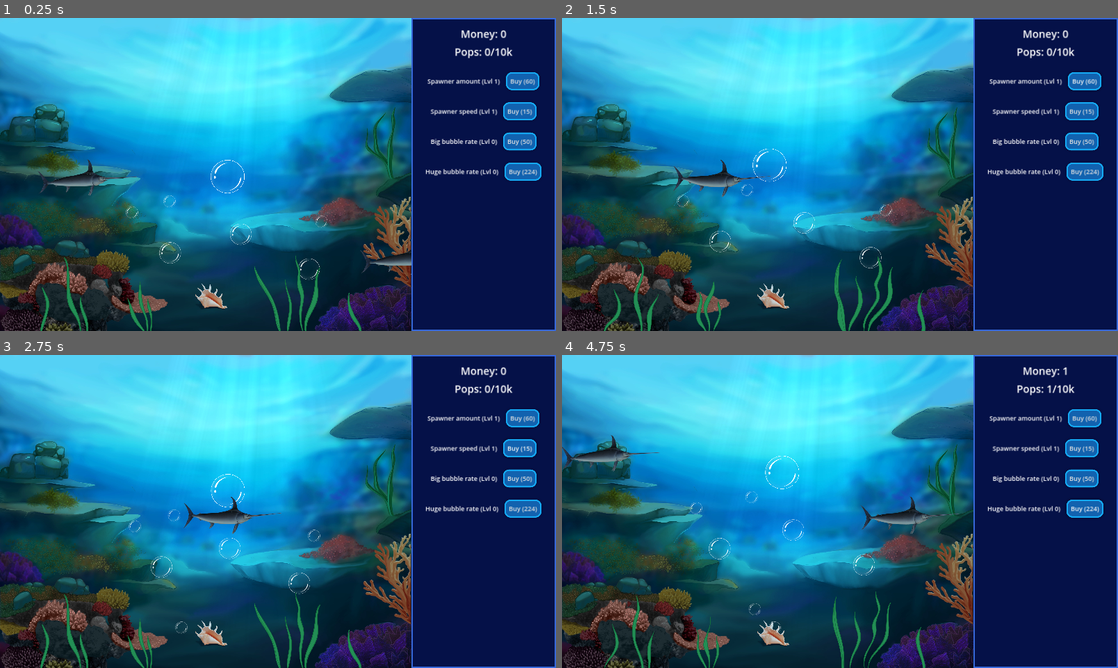
Above: before the commit, frames 1-4 (two rows, left to right).
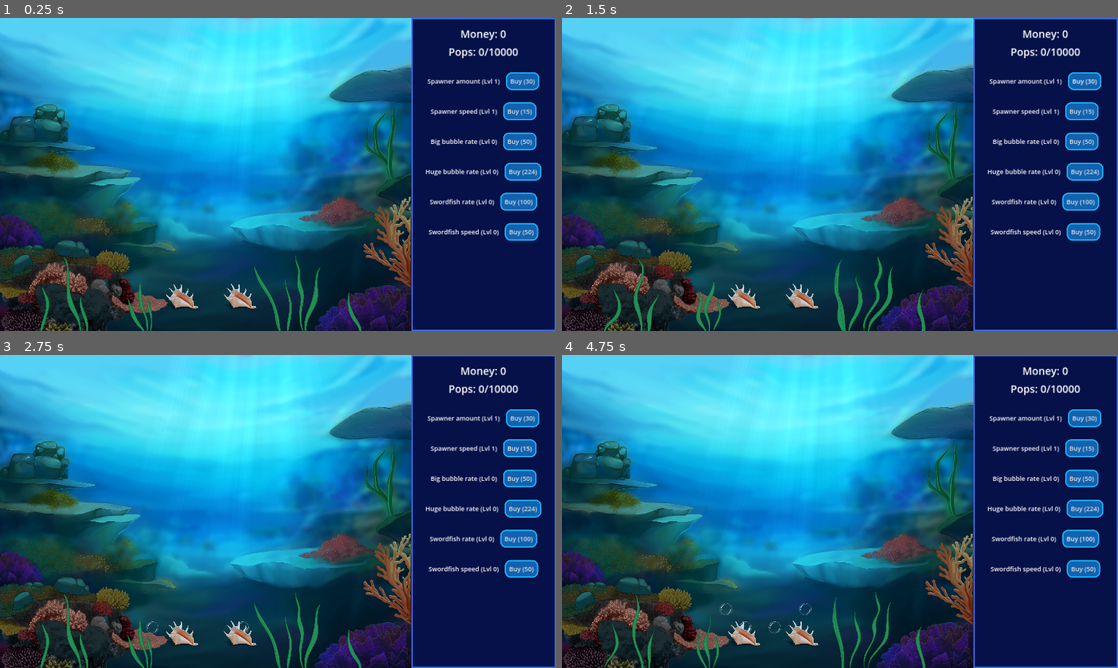
Above: after the commit, the same moments.

Repository: The-breakbar/Blub-Blub-Pop
Game: Godot game, scene res://scenes/main.tscn
Two runs of this game, one before a commit and one after it. Both use one fixed random seed, a clock stepped at 60 frames per second and the inputs below.
Inputs (mouse positions are in pixels of both pictures, inside the frame that each line leads up to):
- Up to frame 1 (0.25 s): no input
- Up to frame 2 (1.5 s): click (1084, 80) at 0.5 s, where only the run before the commit has a clickable "Buy (60)"; click (1084, 80) at 1.25 s, where only the run after the commit has a clickable "Buy (30)"
- Up to frame 3 (2.75 s): click "Buy (15)" at 2 s
- Up to frame 4 (4.75 s): click "Buy (50)" at 2.75 s; click "Buy (224)" at 3.5 s; click (1079, 539) at 4.25 s, where only the run after the commit has a clickable "Buy (100)"

The runs differ from the first frame. In frame 1, 2.8% of the frame differs, in the area x 6-97%, y 4-94%; in frame 2, 2.6%; in frame 3, 2.6%; in frame 4, 3.1%, in the area x 0-98%, y 3-94%.

Commit message:
added stuff

Diff:
--- a/scenes/big_bubble.tscn
+++ b/scenes/big_bubble.tscn
@@ -77,7 +77,7 @@
 animatedSprite = NodePath("visuals/Sprite2D")
 button = NodePath("Button")
 health = 5.0
-points = 10
+points = 25
 
 [node name="visuals" type="Node2D" parent="."]
 
--- a/scenes/bubble.tscn
+++ b/scenes/bubble.tscn
@@ -76,6 +76,7 @@
 animation = NodePath("AnimationPlayer")
 animatedSprite = NodePath("visuals/Sprite2D")
 button = NodePath("Button")
+points = 5
 
 [node name="visuals" type="Node2D" parent="."]
 
--- a/scenes/huge_bubble.tscn
+++ b/scenes/huge_bubble.tscn
@@ -77,7 +77,7 @@
 animatedSprite = NodePath("visuals/Sprite2D")
 button = NodePath("Button")
 health = 15.0
-points = 100
+points = 150
 
 [node name="visuals" type="Node2D" parent="."]
 
--- a/scenes/main.tscn
+++ b/scenes/main.tscn
@@ -1,6 +1,5 @@
-[gd_scene load_steps=32 format=3 uid="uid://bbhc2k7e5tt25"]
-
-[ext_resource type="PackedScene" uid="uid://bp58lhmflaeps" path="res://scenes/bubble.tscn" id="1_6874e"]
+[gd_scene load_steps=29 format=3 uid="uid://bbhc2k7e5tt25"]
+
 [ext_resource type="Script" path="res://scripts/main.gd" id="1_fyovj"]
 [ext_resource type="PackedScene" uid="uid://348v1ud6tw8v" path="res://scenes/bubble_spawner.tscn" id="2_0oukj"]
 [ext_resource type="Script" path="res://scripts/audio.gd" id="4_rt8me"]
@@ -8,15 +7,13 @@
 [ext_resource type="Script" path="res://scripts/spawner_handler.gd" id="5_l36dy"]
 [ext_resource type="PackedScene" path="res://scenes/swordfish_spawner.tscn" id="6_du5xt"]
 [ext_resource type="AudioStream" uid="uid://pxo6pu5u0kif" path="res://sfx/pop2.mp3" id="6_w1xul"]
-[ext_resource type="PackedScene" uid="uid://slsexj6sirmd" path="res://scenes/big_bubble.tscn" id="7_o4a22"]
 [ext_resource type="AudioStream" uid="uid://dcchl0k0eru3l" path="res://sfx/pop3.mp3" id="7_ph8h2"]
 [ext_resource type="AudioStream" uid="uid://c027qn1esjc8" path="res://sfx/pop4.mp3" id="8_82nbu"]
 [ext_resource type="AudioStream" uid="uid://u3oft1842q3t" path="res://sfx/pop5.mp3" id="9_0yhn2"]
-[ext_resource type="PackedScene" uid="uid://cmac3ovn4a4uf" path="res://scenes/swordfish.tscn" id="10_fmn8c"]
 [ext_resource type="AudioStream" uid="uid://d2oe0r3hysifp" path="res://sfx/boing.mp3" id="11_c308t"]
+[ext_resource type="AudioStream" uid="uid://diga8g88ib08o" path="res://sfx/bgMusic.mp3" id="15_pqiau"]
 [ext_resource type="Theme" uid="uid://bqudsujc614cb" path="res://bubble_theme.tres" id="15_wa8x2"]
 [ext_resource type="Texture2D" uid="uid://urfk3x3pam0f" path="res://bg/bg2.jpg" id="16_1icsi"]
-[ext_resource type="PackedScene" uid="uid://8t0tvutnu8rc" path="res://scenes/huge_bubble.tscn" id="16_faeqy"]
 [ext_resource type="Texture2D" uid="uid://ba7o4kb14jntv" path="res://bg/alg/alg1.png" id="17_2x7mp"]
 [ext_resource type="PackedScene" uid="uid://qp8wk6cjeiwi" path="res://scenes/shop_upgrade.tscn" id="17_nibh2"]
 [ext_resource type="Texture2D" uid="uid://cbouxxmnr8kg2" path="res://bg/alg/alg2.png" id="18_swdor"]
@@ -119,36 +116,16 @@
 script = ExtResource("5_l36dy")
 center = NodePath("center")
 spawner = ExtResource("2_0oukj")
+start_spawners = 2
 x_offset = 70.0
 metadata/_edit_lock_ = true
 
 [node name="center" type="Marker2D" parent="game/spawnerHandler"]
 position = Vector2(600, 36)
-
-[node name="bubble" parent="game" instance=ExtResource("1_6874e")]
-position = Vector2(470, 676)
-
-[node name="bubble2" parent="game" instance=ExtResource("1_6874e")]
-position = Vector2(604, 638)
-
-[node name="bubble3" parent="game" instance=ExtResource("1_6874e")]
-position = Vector2(1090, 708)
-
-[node name="Swordfish" parent="game" instance=ExtResource("10_fmn8c")]
-position = Vector2(1372, 833)
 
 [node name="SwordfishSpawner" parent="game" instance=ExtResource("6_du5xt")]
 position = Vector2(-171, 501)
 spawns_per_min = 20.0
-
-[node name="Node2D" parent="game" instance=ExtResource("7_o4a22")]
-position = Vector2(572, 816)
-
-[node name="bubble4" parent="game" instance=ExtResource("7_o4a22")]
-position = Vector2(846, 752)
-
-[node name="bubble5" parent="game" instance=ExtResource("7_o4a22")]
-position = Vector2(1075, 872)
 
 [node name="audio" type="Node" parent="." node_paths=PackedStringArray("popPlayer", "boingPlayer")]
 script = ExtResource("4_rt8me")
@@ -164,6 +141,12 @@
 volume_db = -25.0
 pitch_scale = 1.35
 max_polyphony = 50
+
+[node name="AudioStreamPlayer" type="AudioStreamPlayer" parent="audio"]
+stream = ExtResource("15_pqiau")
+volume_db = -20.0
+autoplay = true
+parameters/looping = false
 
 [node name="ui" type="Control" parent="."]
 layout_mode = 3
@@ -209,7 +192,7 @@
 layout_mode = 2
 theme_override_styles/panel = SubResource("StyleBoxFlat_wvha3")
 
-[node name="shop" type="VBoxContainer" parent="ui/screenContainer/sidebar" node_paths=PackedStringArray("spawners_upgrade", "spawner_handler", "spawner_speed_upgrade", "big_bubble_upgrade", "huge_bubble_upgrade")]
+[node name="shop" type="VBoxContainer" parent="ui/screenContainer/sidebar" node_paths=PackedStringArray("spawners_upgrade", "spawner_handler", "spawner_speed_upgrade", "big_bubble_upgrade", "huge_bubble_upgrade", "swordfish_spawner", "swordfish_rate_upgrade", "swordfish_speed_upgrade")]
 layout_mode = 1
 anchors_preset = 15
 anchor_right = 1.0
@@ -222,6 +205,9 @@
 spawner_speed_upgrade = NodePath("spawnerSpeed")
 big_bubble_upgrade = NodePath("bigBubbles")
 huge_bubble_upgrade = NodePath("hugeBubbles")
+swordfish_spawner = NodePath("../../../../game/SwordfishSpawner")
+swordfish_rate_upgrade = NodePath("sfRate")
+swordfish_speed_upgrade = NodePath("sfSpeed")
 
 [node name="status" type="MarginContainer" parent="ui/screenContainer/sidebar/shop" node_paths=PackedStringArray("money_label", "status_label")]
 layout_mode = 2
@@ -280,13 +266,26 @@
 [node name="Label" parent="ui/screenContainer/sidebar/shop/hugeBubbles" index="0"]
 text = "Huge bubble rate"
 
-[node name="bubble" parent="." instance=ExtResource("16_faeqy")]
-position = Vector2(786, 551)
-
-[node name="Swordfish" parent="." instance=ExtResource("10_fmn8c")]
-position = Vector2(258, 559)
+[node name="sfRate" parent="ui/screenContainer/sidebar/shop" instance=ExtResource("17_nibh2")]
+layout_mode = 2
+upgrade_name = "Swordfish rate"
+level = 0
+
+[node name="Label" parent="ui/screenContainer/sidebar/shop/sfRate" index="0"]
+text = "Swordfish rate"
+
+[node name="sfSpeed" parent="ui/screenContainer/sidebar/shop" instance=ExtResource("17_nibh2")]
+layout_mode = 2
+upgrade_name = "Swordfish speed"
+level = 0
+
+[node name="Label" parent="ui/screenContainer/sidebar/shop/sfSpeed" index="0"]
+text = "Swordfish speed
+"
 
 [editable path="ui/screenContainer/sidebar/shop/spawners"]
 [editable path="ui/screenContainer/sidebar/shop/spawnerSpeed"]
 [editable path="ui/screenContainer/sidebar/shop/bigBubbles"]
 [editable path="ui/screenContainer/sidebar/shop/hugeBubbles"]
+[editable path="ui/screenContainer/sidebar/shop/sfRate"]
+[editable path="ui/screenContainer/sidebar/shop/sfSpeed"]
--- a/scenes/swordfish.tscn
+++ b/scenes/swordfish.tscn
@@ -54,13 +54,15 @@
 
 [node name="Swordfish" type="Area2D"]
 script = ExtResource("1_viysn")
+damage = 100.0
+speed = 120.0
 
 [node name="AnimatedSprite2D" type="AnimatedSprite2D" parent="."]
 position = Vector2(18, -6)
 scale = Vector2(0.403581, 0.403581)
 sprite_frames = SubResource("SpriteFrames_38c6q")
 autoplay = "default"
-frame_progress = 0.460227
+frame_progress = 0.315548
 flip_h = true
 
 [node name="CollisionShape2D" type="CollisionShape2D" parent="."]
--- a/scripts/global.gd
+++ b/scripts/global.gd
@@ -9,6 +9,10 @@
 
 var big_bubble_rate: float = 0.0
 var huge_bubble_rate: float = 0.0
+
+var sword_fish_speed: float = 1.0
+
+var money_multiplier: float = 1.0
 
 # Dictionary of upgrades
 var upgrades: Dictionary = {
--- a/scripts/shop.gd
+++ b/scripts/shop.gd
@@ -7,15 +7,25 @@
 @export var big_bubble_upgrade: ShopUpgrade
 @export var huge_bubble_upgrade: ShopUpgrade
 
+@export var swordfish_spawner: SwordfishSpawner
+@export var swordfish_rate_upgrade: ShopUpgrade
+@export var swordfish_speed_upgrade: ShopUpgrade
+
 func _ready():
-	spawners_upgrade.set_cost_function(func(x: int): return 50 + 10 * x ** 3)
+	spawners_upgrade.set_cost_function(func(x: int): return round(20 + 10 * x ** 2.5))
 	spawners_upgrade.set_upgrade_function(func(_x: int): spawner_handler.add_spawner())
 
-	spawner_speed_upgrade.set_cost_function(func(x: int): return 10 + 5 * x ** 2)
-	spawner_speed_upgrade.set_upgrade_function(func(x: int): spawner_handler.update_spawner_times(2.0 - (x - 1) * 0.05))
+	spawner_speed_upgrade.set_cost_function(func(x: int): return round(10 + 5 * x ** 2.5))
+	spawner_speed_upgrade.set_upgrade_function(func(x: int): spawner_handler.update_spawner_times(2.0 - (x - 1) * 0.1))
 
 	big_bubble_upgrade.set_cost_function(func(x: int): return 2 * (2 * x + 5) ** 2)
 	big_bubble_upgrade.set_upgrade_function(func(_x: int): Global.big_bubble_rate += 0.05)
 
 	huge_bubble_upgrade.set_cost_function(func(x: int): return round(4 * (2 * x + 5) ** 2.5))
 	huge_bubble_upgrade.set_upgrade_function(func(_x: int): Global.huge_bubble_rate += 0.05)
+
+	swordfish_rate_upgrade.set_cost_function(func(x: int): return 100 + 10 * x ** 3)
+	swordfish_rate_upgrade.set_upgrade_function(func(x: int): swordfish_spawner.set_spawns_per_min(20.0 + 5 * x))
+
+	swordfish_speed_upgrade.set_cost_function(func(x: int): return 50 + 5 * x ** 2)
+	swordfish_speed_upgrade.set_upgrade_function(func(_x: int): Global.sword_fish_speed += 0.25)
--- a/scripts/status.gd
+++ b/scripts/status.gd
@@ -11,5 +11,5 @@
 	Global.upgrade_bought.connect(func(): draw())
 
 func draw():
-	money_label.text = "Money: " + str(Global.money)
-	status_label.text = "Pops: " + str(Global.pops) + "/10k"
+	money_label.text = "Money: " + str(round(Global.money))
+	status_label.text = "Pops: " + str(Global.pops) + "/10000"
--- a/scripts/swordfish.gd
+++ b/scripts/swordfish.gd
@@ -1,6 +1,7 @@
 extends Area2D
 
-@export_range(0, 10) var damage: float = 3.0
+@export_range(0, 100) var damage: float = 3.0
+@export_range(0, 300) var speed: float = 200.0
 
 func _on_body_entered(body: Node2D):
 
@@ -10,7 +11,7 @@
 
 func _physics_process(delta):
 	# move swordfish right
-	position.x += 200 * delta
+	position.x += Global.sword_fish_speed * speed * delta
 
 	# destroy swordfish if it goes off screen
 	if position.y > get_viewport_rect().size.y:
--- a/scripts/swordfish_spawner.gd
+++ b/scripts/swordfish_spawner.gd
@@ -15,7 +15,7 @@
 func _ready():
 	timer = $Timer
 	timer.wait_time = 60.0 / spawns_per_min
-	timer.start()
+	#timer.start()
 
 	var swordfish_upgrade = Global.upgrades["swordfish"]
 	if swordfish_upgrade:
@@ -36,11 +36,11 @@
 	self.damage = damage
 	self.min_time = min_time
 	self.max_time = max_time
-	set_next_spawn_time()
+	#set_next_spawn_time()
 
-func set_next_spawn_time():
-	timer.wait_time = randf_range(min_time, max_time)
-	timer.start()
+# func set_next_spawn_time():
+# 	timer.wait_time = randf_range(min_time, max_time)
+# 	timer.start()
 
 func _on_timer_timeout():
 	# Create a new swordfish
@@ -50,3 +50,8 @@
 	swordfish.position.y += randf_range(-vertical_offset, vertical_offset)
 
 	add_child(swordfish)
+
+func set_spawns_per_min(new_spawns_per_min: float):
+	spawns_per_min = new_spawns_per_min
+	timer.wait_time = 60.0 / spawns_per_min
+	timer.start()
Not shown, added: sfx/bgMusic.mp3.import
Not shown, added: sfx/bgMusic.mp3
